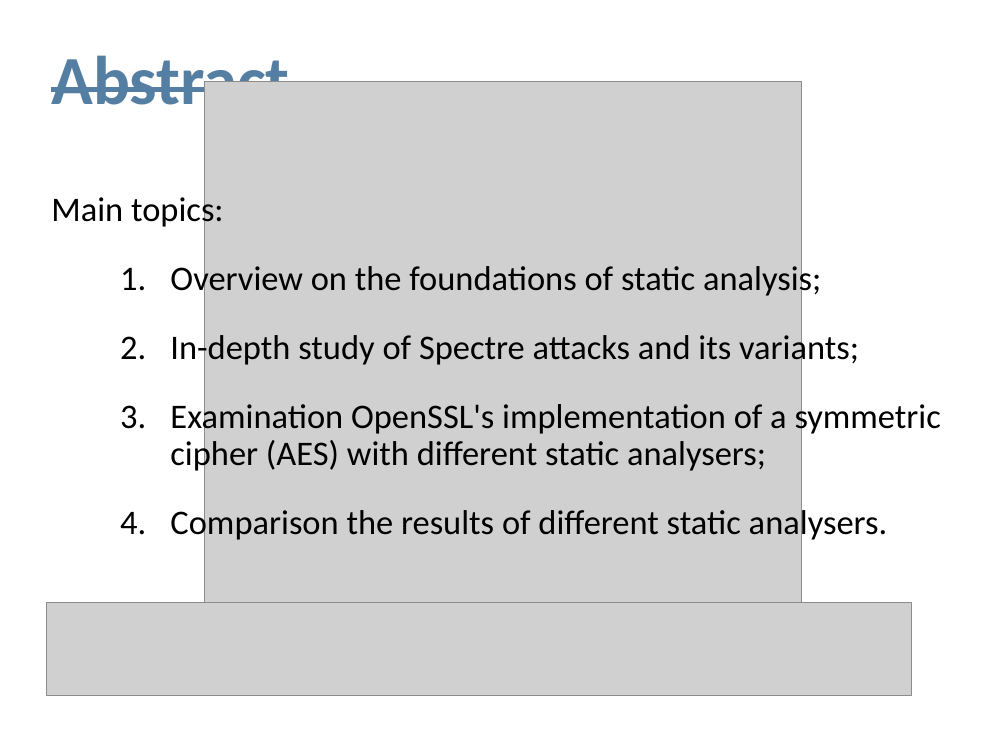
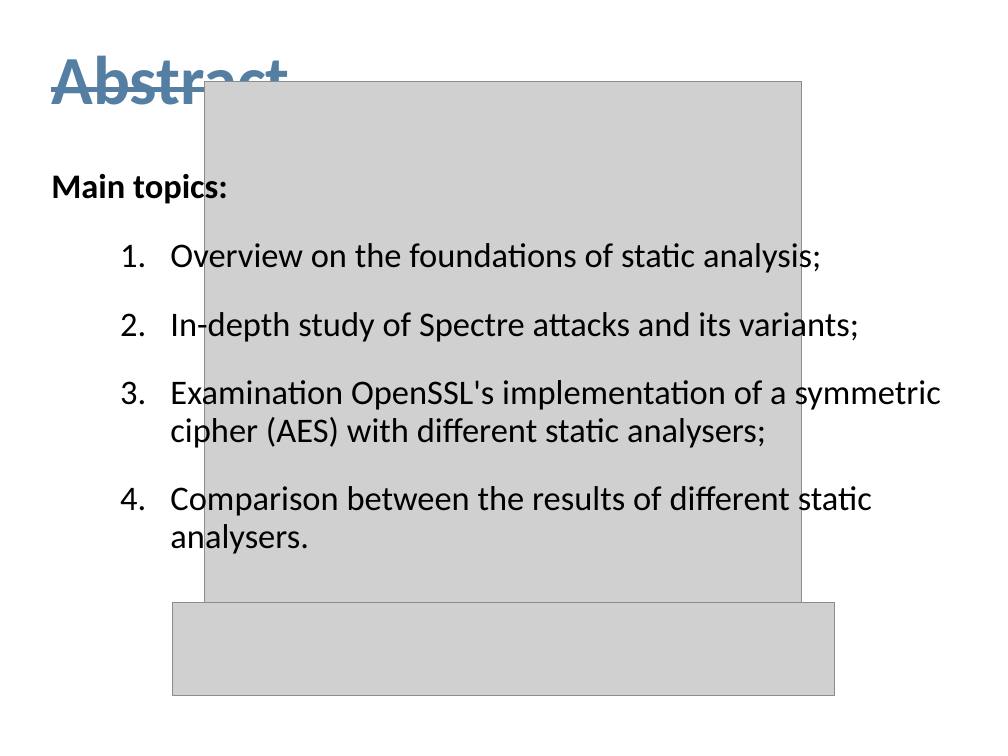
Before and after one commit to magdasolitro/msc-thesis, a slide deck: slide 2 of presentation_pp.ppt. Drawn at 1008x756 pixels with LibreOffice and Linux fonts; fonts in the diff are those of the drawing; grey boxes stand for pictures. Boxes give left, top, right and bottom in pixels: in the first picture for what was removed or moved away, otherwise in the second. Text is boxed around its words. In the diff, an @@ line names an element or a change of style, - is before the commit and + after.

```diff
--- a/presentation_pp.ppt
+++ b/presentation_pp.ppt
@@ text "Main topics:": place and size @@
-text "Main topics:" at (51,193,941,542)
+text "Main topics:" at (51,170,941,556)
@@ text at (51,170,228,207): bold on in "Main topics:" @@
@@ text at (170,482,872,556): text changed @@
-  4. Comparison the results of different static analysers.
+  4. Comparison between the results of different static analysers.
@@ picture: place and size @@
-picture at (47,603,911,695)
+picture at (173,603,834,695)
```
Also in this commit, not shown: 3 other slides changed, 1 other file.
